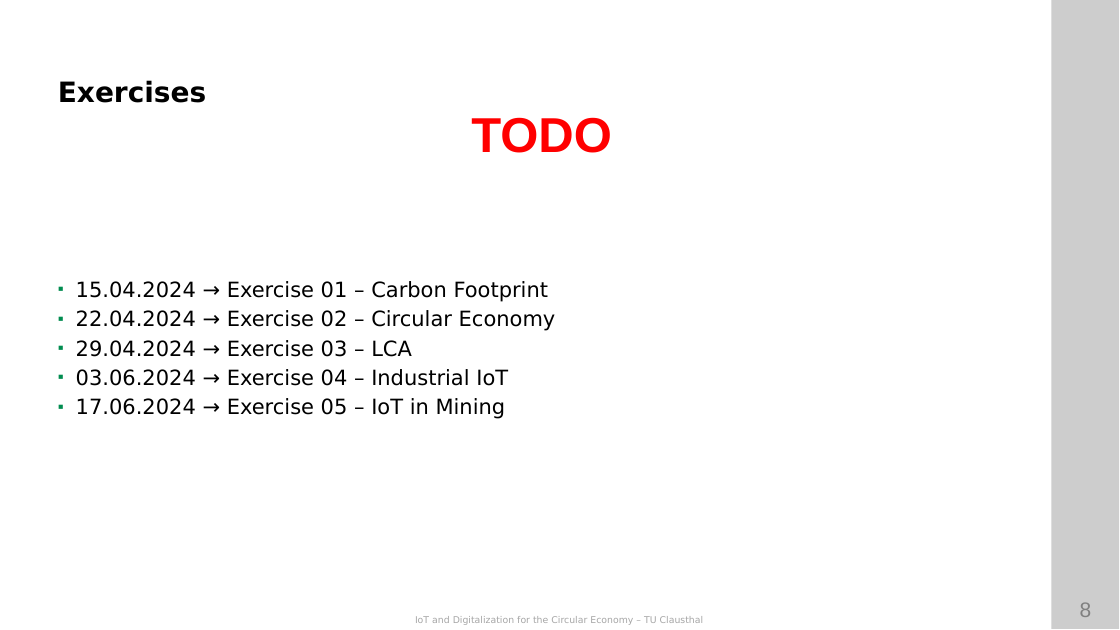
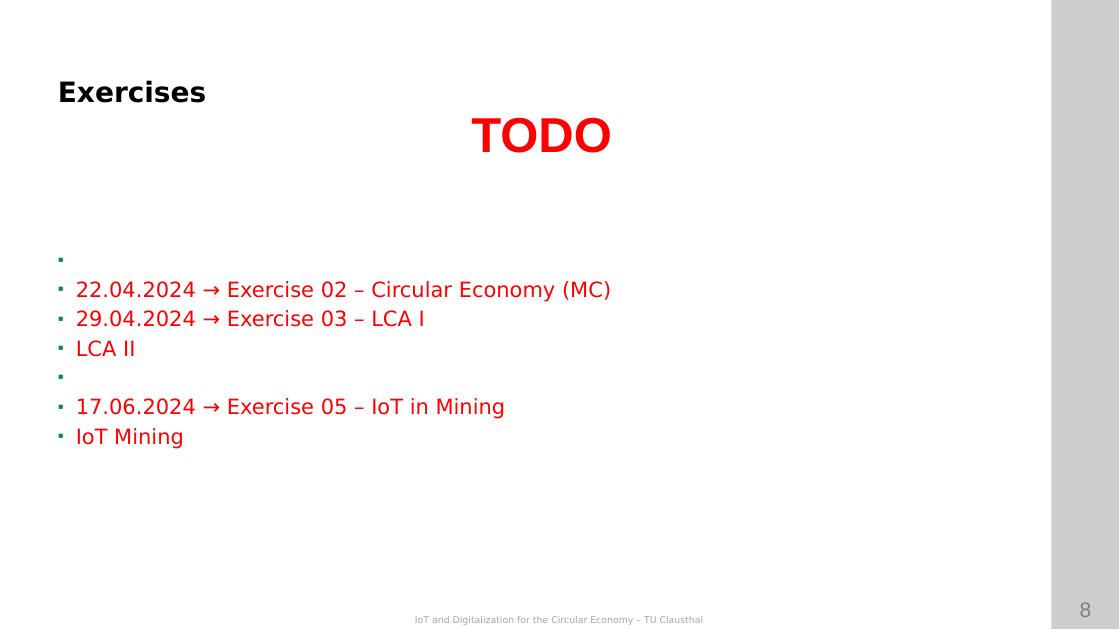
Before and after one commit to ETCE-LAB/teaching-material, a slide deck: slide 8 of IoT-and-Digitalization-for-the-Circular-Economy/IoT-CE-L00-Organization.pptx. Drawn at 1120x630 pixels with LibreOffice and Linux fonts; fonts in the diff are those of the drawing; background and template pictures are left out. Boxes give left, top, right and bottom in pixels: in the first picture for what was removed or moved away, otherwise in the second. Text is boxed around its words. In the diff, an @@ line names an element or a change of style, - is before the commit and + after.

```diff
--- a/IoT-and-Digitalization-for-the-Circular-Economy/IoT-CE-L00-Organization.pptx
+++ b/IoT-and-Digitalization-for-the-Circular-Economy/IoT-CE-L00-Organization.pptx
@@ text at (76,281,611,357): text changed; text colour #000000 to #FF0000 @@
-▪ 15.04.2024 → Exercise 01 – Carbon Footprint
-▪ 22.04.2024 → Exercise 02 – Circular Economy
-▪ 29.04.2024 → Exercise 03 – LCA
-▪ 03.06.2024 → Exercise 04 – Industrial IoT
+▪ 22.04.2024 → Exercise 02 – Circular Economy (MC)
+▪ 29.04.2024 → Exercise 03 – LCA I
+▪ LCA II
@@ text at (76,398,506,419): text colour #000000 to #FF0000 in "17.06.2024 → Exercise 05 – IoT in ..." @@
@@ text at (76,428,184,449): paragraph added @@
+▪ IoT Mining
```
Also in this commit, not shown: 2 other slides changed, 2 other files.
